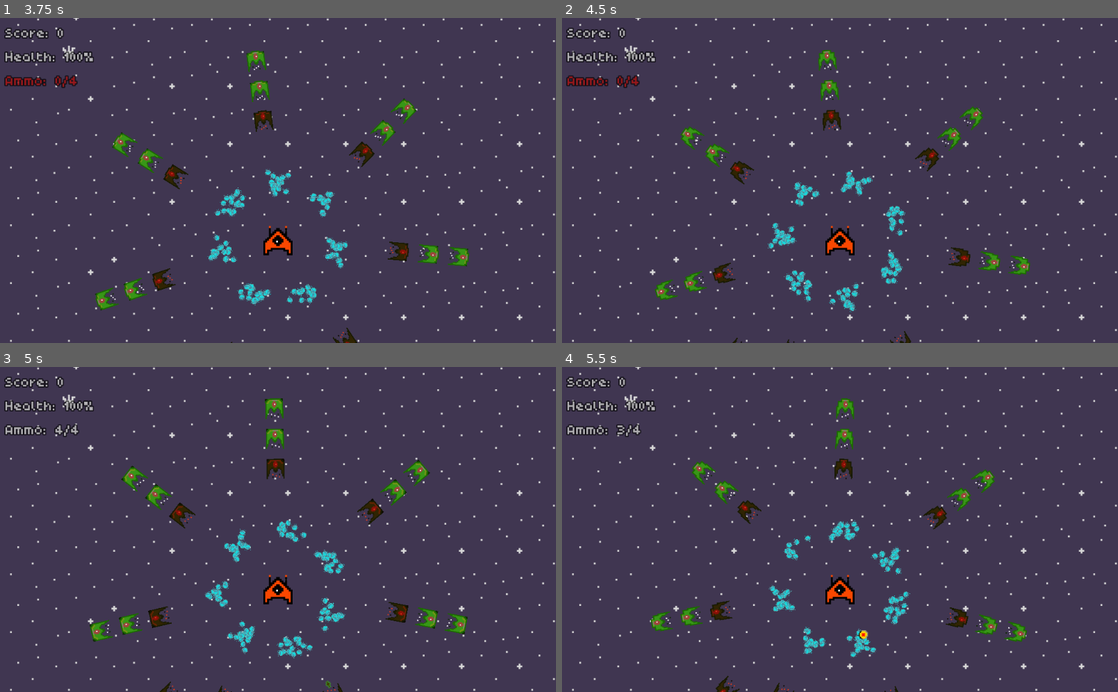
Above: before the commit, frames 1-4 (two rows, left to right).
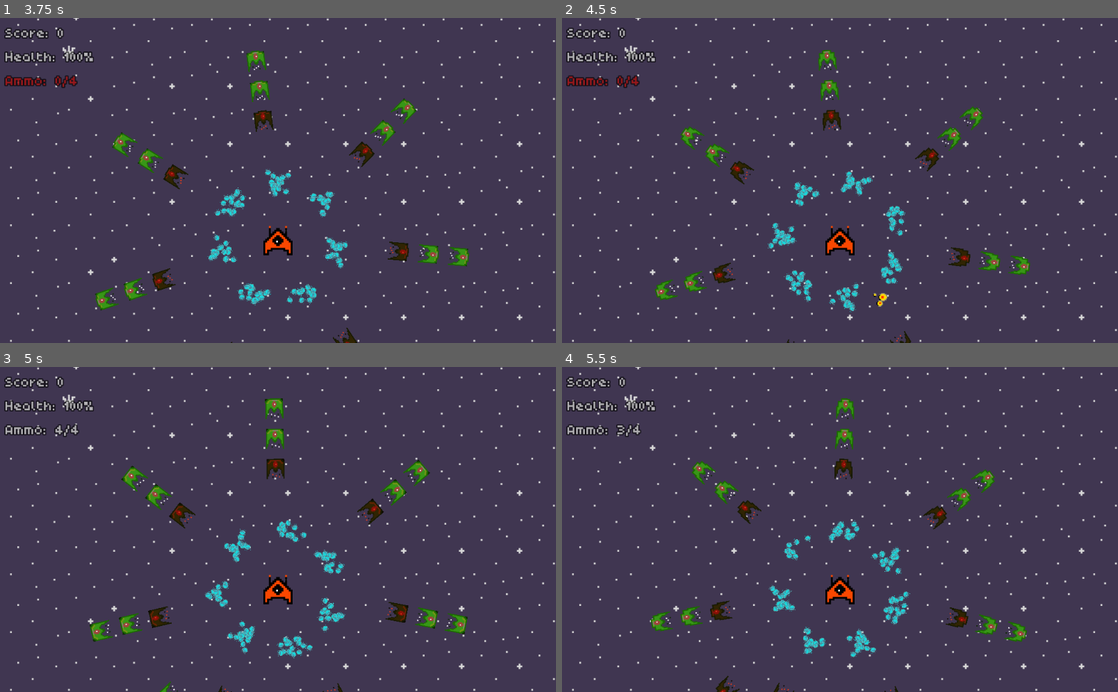
Above: after the commit, the same moments.

Repository: jlunesc/invaders
Game: Godot game, scene res://Scenes/Main.tscn
The game is run twice, just before and just after one commit, with the same random seed, the same clock (stepped at 60 frames per second) and the same inputs. The engine's default icon, where the game draws it, is replaced by a stand-in: a white triangle on a blue panel in a dark square.
Inputs:
- Up to frame 1 (3.75 s): hold W (block_turn_right) 0.53-1.28 s; hold Space (shoot) 0.53-1.28 s; hold S (block_turn_left) 1.28-2.03 s; tap Space (shoot) at 1.35, 2.85 s; hold Space (shoot) 2.03-2.78 s; hold W (block_turn_right) 2.03-3.53 s; hold S (block_turn_left) from 3.53 s (still down); hold Space (shoot) from 3.53 s (still down)
- Up to frame 2 (4.5 s): keep holding S (block_turn_left); release Space (shoot) at 4.28 s; tap Space (shoot) at 4.35 s
- Up to frame 3 (5 s): keep holding S (block_turn_left)
- Up to frame 4 (5.5 s): keep holding S (block_turn_left); hold Space (shoot) from 5.03 s (still down)

Frame 1 is identical in both runs. In frame 2, less than 0.1% of the frame differs, in the area x 30-61%, y 77-100%; in frame 3, less than 0.1%; in frame 4, less than 0.1%.

Commit message:
Fix bug big boss 1 and balanced some parameters

Diff:
--- a/Scripts/BigBoss1.gd
+++ b/Scripts/BigBoss1.gd
@@ -61,7 +61,7 @@
 	b.transform = $Area2D/CollisionShape2D/Position2D.global_transform
 
 func _get_damage(damage_received):
-	rotation_speed += 0.20
+	rotation_speed += 0.30
 	modulate = Color('ff0e02')
 	health -= damage_received
 	if health <= 0:
--- a/Scripts/BulletPlayer.gd
+++ b/Scripts/BulletPlayer.gd
@@ -18,8 +18,10 @@
 		area.queue_free()
 		_increase_score(0.5)
 		var current_health = get_tree().get_current_scene().get_node('Player').health
-		get_tree().get_current_scene().get_node('Player').health += 0.33*current_health
-		get_tree().get_current_scene().get_node('Player').health_max += 0.15
+		var current_health_max = get_tree().get_current_scene().get_node('Player').health_max
+		var heath_adjust = (current_health_max - current_health)*0.5
+		get_tree().get_current_scene().get_node('Player').health += heath_adjust
+		get_tree().get_current_scene().get_node('Player').health_max += 0.25
 
 	elif area.get_parent().is_in_group("big_bosses"):
 		area.get_parent()._get_damage(1.0)
--- a/Scripts/Main.gd
+++ b/Scripts/Main.gd
@@ -36,12 +36,12 @@
 	# timer for the first shoot
 	_timer_shoot = Timer.new()
 	add_child(_timer_shoot)
-	_timer_shoot.start(6)
+	_timer_shoot.start(5)
 	_timer_shoot.autostart = true
 
 	_timer_ditch = Timer.new()
 	add_child(_timer_ditch)
-	_timer_ditch.start(5)
+	_timer_ditch.start(6)
 	_timer_ditch.autostart = true
 
 	_add_invaders(d, number_invaders, number_rows) 	# placement of the invaders
@@ -78,12 +78,15 @@
 			$SoundFxs/shoot_invader.play()
 			break
 	time_now =  (OS.get_unix_time()-_reference_time) / 60.0
-	var b = pow(10, -0.5)
+	var b = pow(10, -0.75)
 	var factor = 1.0 / (1.0 + pow(time_now/b,3))
 	if factor > 0.6:
-		_normality(factor)
-	elif factor < 4.0:
-		_set_armagedon()
+		# normality
+		_timer_shoot.start(rng.randf_range(3, 8)*factor)
+	else:
+		# armagedon
+		yield(get_tree().create_timer(0.15), "timeout")
+		_reference_time = OS.get_unix_time()
 
 func _invader_ditch():
 	rng.randomize()
@@ -113,13 +116,6 @@
 		block.rotation_degrees += 20+i*(360 / number_blocks)
 		block.get_node("Node2D").position = Vector2(_d1, 0)
 
-func _normality(factor):
-	_timer_shoot.start(rng.randf_range(5, 10)*factor)
-
-func _set_armagedon():
-	yield(get_tree().create_timer(0.15), "timeout")
-	_reference_time = OS.get_unix_time()
-
 func _make_explosion(position):
 	var new_explosion = $explosion.duplicate()
 	add_child(new_explosion)
@@ -144,7 +140,7 @@
 
 		if _invaders_to_kill > 1:
 			_invaders_to_kill -= 1
-			_n_invaders_killed = 0
+		_n_invaders_killed = 0
 
 func _add_final_boss():
 	if $InvaderContainer.get_child_count() == 0:
@@ -189,7 +185,7 @@
 		node.queue_free()
 	$Player.set_process(false)
 	$InvaderContainer.get_child(0).set_process(false)
-	yield(get_tree().create_timer(5), "timeout")
+	yield(get_tree().create_timer(4), "timeout")
 	$CanvasLayer2/ParallaxBackground/YouWin/Medal.visible = true
 
 func _check_zoom():
